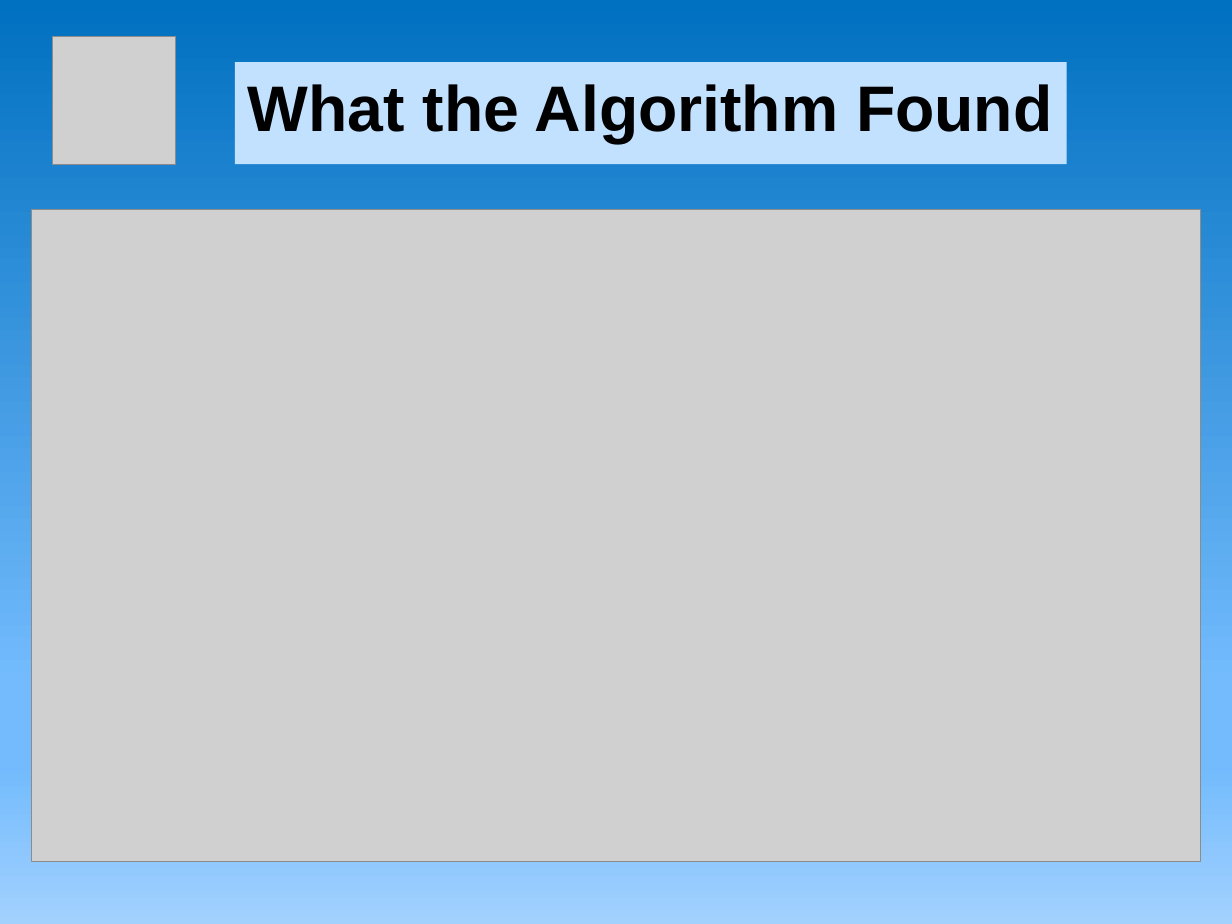
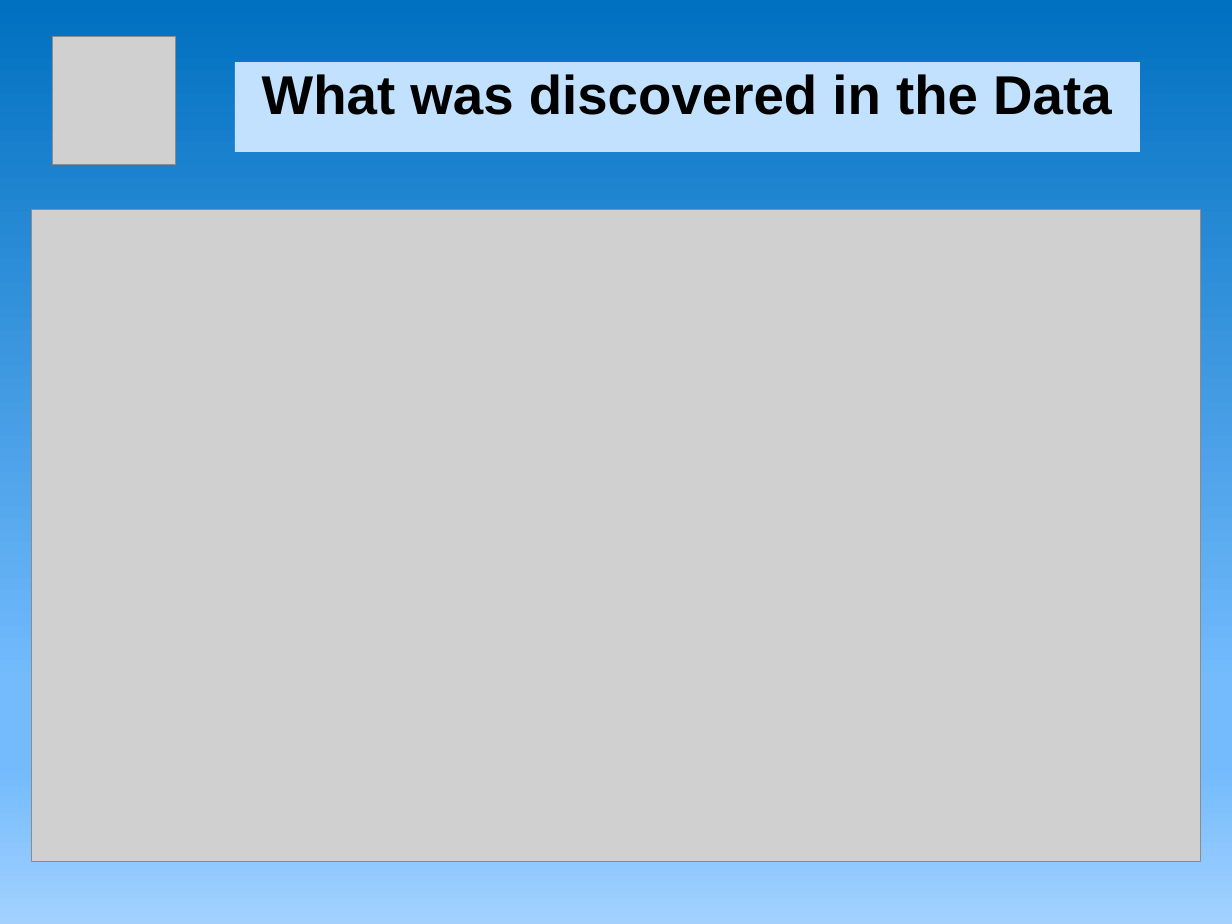
Before and after one commit to fenago/ISM4415, a slide deck: slide 3 of resources/MAP12019Chicago.pptx. Drawn at 1232x924 pixels with LibreOffice and Linux fonts; fonts in the diff are those of the drawing; grey boxes stand for pictures. Boxes give left, top, right and bottom in pixels: in the first picture for what was removed or moved away, otherwise in the second. Text is boxed around its words. In the diff, an @@ line names an element or a change of style, - is before the commit and + after.

```diff
--- a/resources/MAP12019Chicago.pptx
+++ b/resources/MAP12019Chicago.pptx
@@ text "What was discovered in the ...": place and size @@
-text "What was discovered in the ..." at (235,62,1067,165)
+text "What was discovered in the ..." at (235,62,1140,152)
@@ text at (262,74,1111,115): text changed; size 53.5 to 45.4 pt @@
-What the Algorithm Found
+What was discovered in the Data
```
Also in this commit, not shown: 1 other file.
